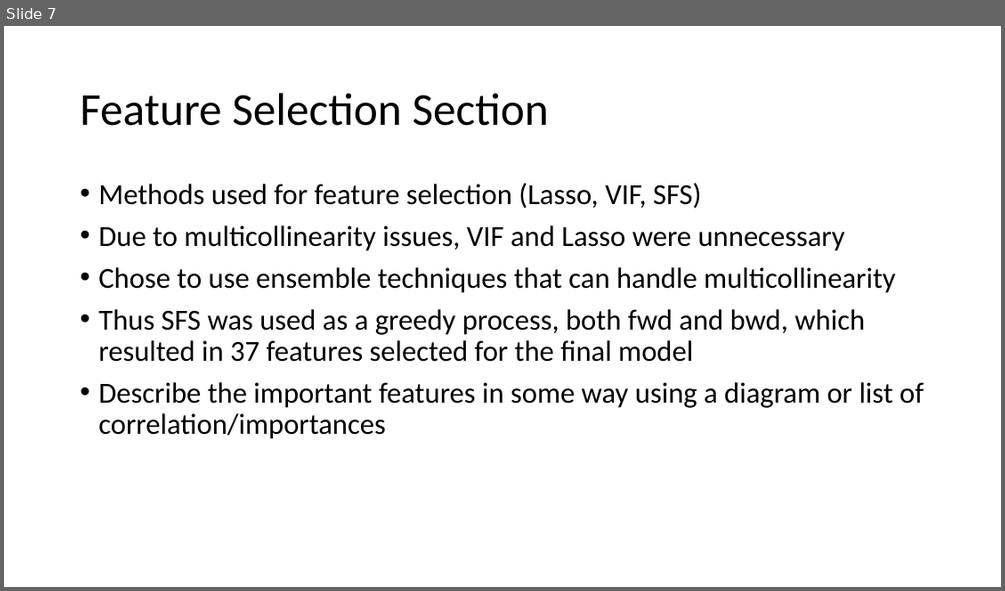
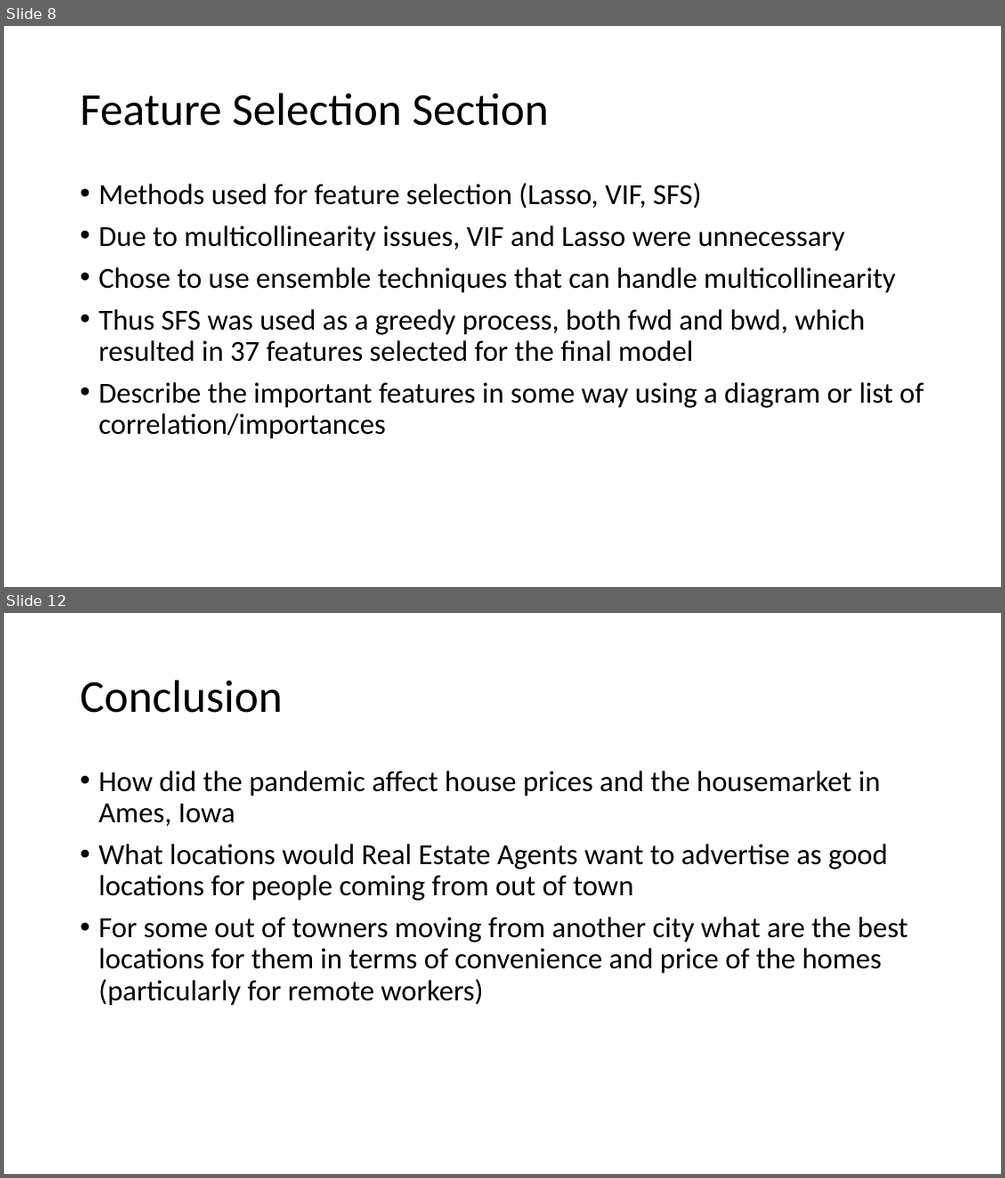
Before and after one commit to lelandjmurrin/Ames_Housing_Project, a slide deck: Ames_Housing_Project_Presentation.pptx. Shown one above the other, each under a label of ours: slide 7 before the commit, slides 8 and 12 after it; the slides between them are not shown. The pictures are 1005x591 and 1005x1178 pixels, drawn with LibreOffice and Linux fonts; fonts in the diff are those of the drawing. Boxes give left, top, right and bottom in pixels: in the first picture for what was removed or moved away, otherwise in the second. Text is boxed around its words. In the diff, an @@ line names an element or a change of style, - is before the commit and + after.

```diff
--- a/Ames_Housing_Project_Presentation.pptx
+++ b/Ames_Housing_Project_Presentation.pptx
@@ slide 12 added at [4, 613, 1001, 1174], background #FFFFFF @@
@@ title added at [80, 680, 283, 713], 44 pt, text #000000 @@
+Conclusion
@@ text added at [98, 771, 908, 1005], 28 pt, text #000000 @@
+• How did the pandemic affect house prices and the housemarket in Ames, Iowa
+• What locations would Real Estate Agents want to advertise as good locations for people coming from out of town
+• For some out of towners moving from another city what are the best locations for them in terms of convenience and price of the homes (particularly for remote workers)
@@ what was slide 7 is now slide 8 @@
```
Also in this commit, not shown: 6 slides changed, 2 other slides added, 1 other file.
